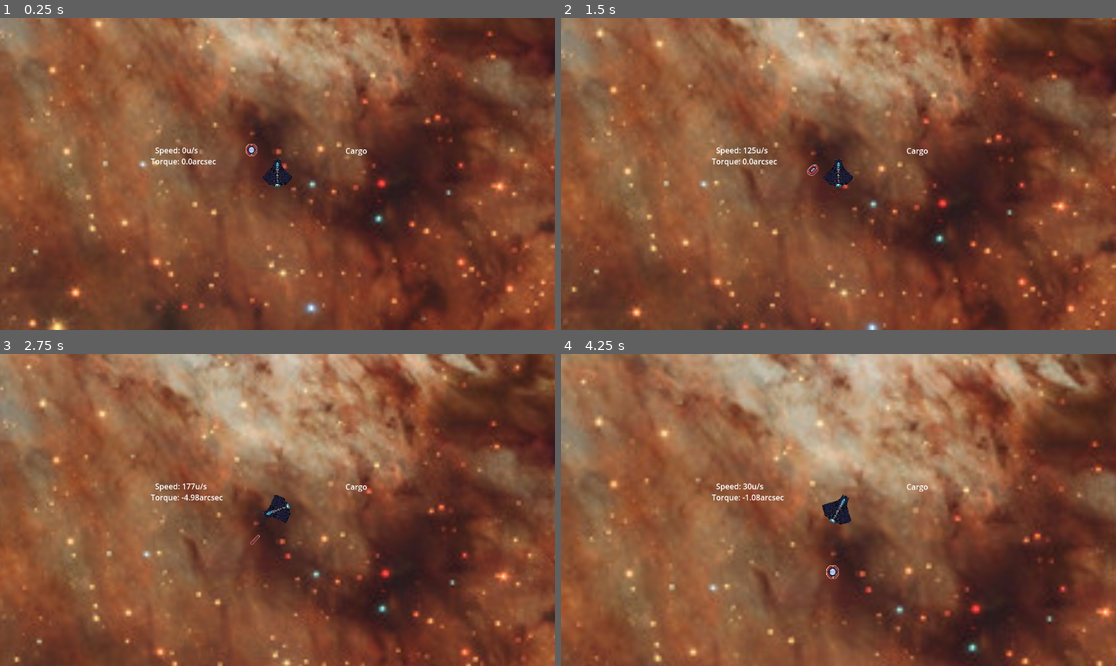
Above: before the commit, frames 1-4 (two rows, left to right).
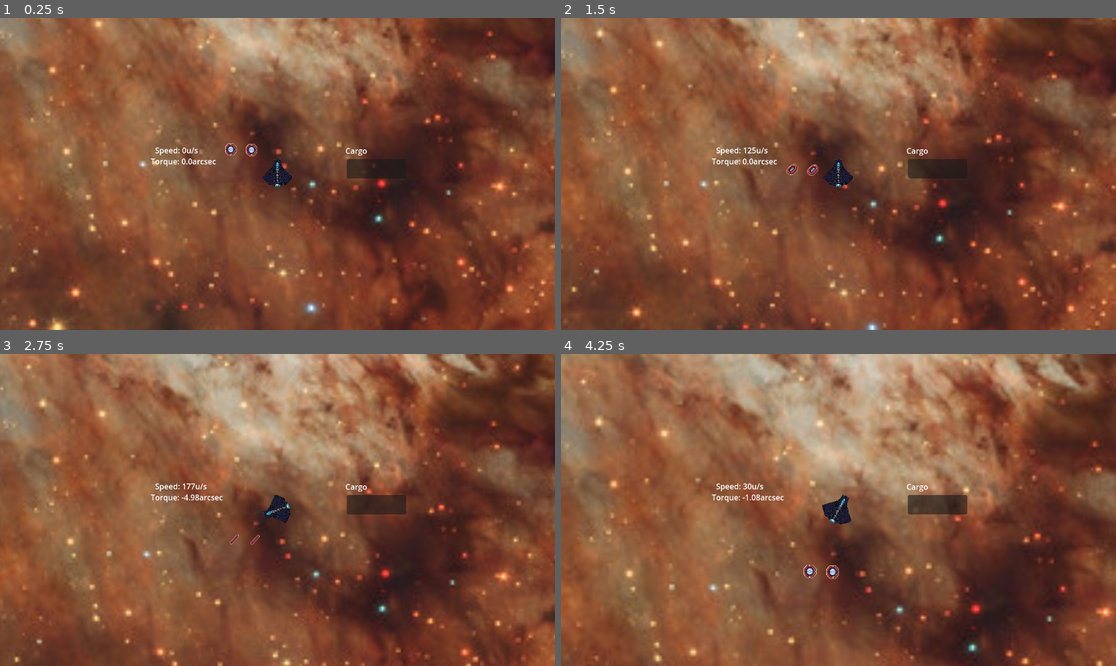
Above: after the commit, the same moments.

Repository: Tegiminis/Space-Piracy
Game: Godot game, scene res://debug_main.tscn
Same seed, same stepped clock (60 frames per second), same inputs: the game is played once before the commit and once after it.
Inputs (mouse positions are in pixels of both pictures, inside the frame that each line leads up to):
- Up to frame 1 (0.25 s): no input
- Up to frame 2 (1.5 s): move the mouse to (960, 158) at 0.52 s; hold W (thrust) 0.53-1.28 s; tap J (jettison) at 0.6, 1.35 s; move the mouse to (727, 189) at 1.27 s; hold Space (brake) from 1.28 s (still down)
- Up to frame 3 (2.75 s): move the mouse to (333, 441) at 2.02 s; release Space (brake) at 2.03 s; hold W (thrust) from 2.03 s (still down); hold A (rotate_ccw) from 2.03 s (still down); tap J (jettison) at 2.3 s
- Up to frame 4 (4.25 s): move the mouse to (810, 572) at 2.77 s; release A (rotate_ccw) at 2.78 s; tap D (rotate_cw) at 2.85 s; tap J (jettison) at 3.05, 3.8 s; move the mouse to (1005, 556) at 3.52 s; release W (thrust) at 3.53 s; hold Space (brake) from 3.53 s (still down); tap Mouse wheel up (zoom_in) at 3.6 s

The runs differ from the first frame. In frame 1, 0.4% of the frame differs, in the area x 40-71%, y 40-52%; in frame 2, 0.6%; in frame 3, 0.7%; in frame 4, 0.8%, in the area x 43-74%, y 45-72%.

Commit message:
playing around with hud stuff re: jettisoning

Diff:
--- a/actors/player/player.gd
+++ b/actors/player/player.gd
@@ -8,7 +8,7 @@
 @onready var cargo = $CargoInventory
 
 func _ready() -> void:
-	pass
+	hud.cargo_list.item_activated.connect(_cargo_jettison_button_pressed)
 
 func _input(event: InputEvent) -> void:
 	pass
@@ -45,7 +45,7 @@
 		camera.zoom *= 0.9
 
 	if Input.is_action_just_pressed("jettison"):
-		cargo.jettison_item("Debug")
+		cargo.jettison("Debug")
 
 func _update_cargo_hud():
 	var inv_debug_str : String = ""
@@ -55,7 +55,14 @@
 	hud.cargo.text = inv_debug_str
 
 func _on_cargo_inventory_added(item: Variant, stacks: Variant) -> void:
-	_update_cargo_hud()
+	# _update_cargo_hud()
+	hud.cargo_list.add_item(item.name)
 
 func _on_cargo_inventory_jettisoned(container: Variant) -> void:
-	_update_cargo_hud()
+	# _update_cargo_hud()
+	pass
+
+func _cargo_jettison_button_pressed(indx:int):
+	var _item = hud.cargo_list.get_item_text(indx)
+	cargo.jettison(_item)
+	hud.cargo_list.remove_item(indx)
--- a/components/cargo/cargo_inventory.gd
+++ b/components/cargo/cargo_inventory.gd
@@ -41,17 +41,18 @@
 	return stacks_left
 
 ## Jettisons the cargo with the specified key in the cargo inventory
-func jettison_item(key:String):
+func jettison(key:String):
 	if key not in inventory:
 		return
 	var item_dict : Dictionary = inventory[key]
 	var container : PackedScene = item_dict["item"].container
 	var _obj = container.instantiate()
 	var magnitude = randi_range(100,400)
-	add_child(_obj)
 	_obj.set_contents(item_dict)
 	_obj.pickup_delay = 5.0
 	_obj.linear_velocity = owner.linear_velocity
+	_obj.global_position = owner.global_position
 	_obj.apply_impulse(Vector2(randf(),randf()) * magnitude )
+	get_tree().root.get_child(0).add_child(_obj)
 	inventory.erase(key)
 	jettisoned.emit(_obj)
--- a/components/hud/hud.gd
+++ b/components/hud/hud.gd
@@ -4,3 +4,4 @@
 @onready var speed = $Speed
 @onready var angular = $Rotation
 @onready var cargo = $Cargo
+@export var cargo_list : ItemList
--- a/components/hud/hud.tscn
+++ b/components/hud/hud.tscn
@@ -1,6 +1,16 @@
-[gd_scene format=3 uid="uid://dtdul0e476fqk"]
+[gd_scene load_steps=4 format=3 uid="uid://dtdul0e476fqk"]
 
-[node name="HUD" type="CanvasLayer"]
+[ext_resource type="Script" uid="uid://cxpw6y2cssp6p" path="res://components/hud/hud.gd" id="1_p67qi"]
+
+[sub_resource type="SystemFont" id="SystemFont_p67qi"]
+
+[sub_resource type="Theme" id="Theme_kjhcr"]
+default_font = SubResource("SystemFont_p67qi")
+default_font_size = 12
+
+[node name="HUD" type="CanvasLayer" node_paths=PackedStringArray("cargo_list")]
+script = ExtResource("1_p67qi")
+cargo_list = NodePath("CargoList")
 
 [node name="Speed" type="Label" parent="."]
 offset_left = 322.0
@@ -22,3 +32,11 @@
 offset_right = 763.0
 offset_bottom = 287.0
 text = "Cargo"
+
+[node name="CargoList" type="ItemList" parent="."]
+offset_left = 720.0
+offset_top = 293.0
+offset_right = 843.0
+offset_bottom = 333.0
+theme = SubResource("Theme_kjhcr")
+max_columns = 5
--- a/debug_main.tscn
+++ b/debug_main.tscn
@@ -5,12 +5,22 @@
 [ext_resource type="PackedScene" uid="uid://bjfvop78828wx" path="res://objects/cargo_container/CargoContainer.tscn" id="3_nve11"]
 [ext_resource type="Script" uid="uid://h7tcafjig66e" path="res://resources/item.gd" id="4_a3sma"]
 [ext_resource type="PackedScene" uid="uid://dtdul0e476fqk" path="res://components/hud/hud.tscn" id="5_4b5sl"]
-[ext_resource type="Script" uid="uid://cxpw6y2cssp6p" path="res://components/hud/hud.gd" id="6_4deea"]
+
+[sub_resource type="Resource" id="Resource_bey5n"]
+resource_local_to_scene = true
+script = ExtResource("4_a3sma")
+name = "Iron"
+weight = 1
+size = 1
+base_value = 1.0
+can_stack = true
+unique = false
+container = ExtResource("3_nve11")
+metadata/_custom_type_script = "uid://h7tcafjig66e"
 
 [sub_resource type="Resource" id="Resource_4b5sl"]
-resource_local_to_scene = true
 script = ExtResource("4_a3sma")
-name = "Debug"
+name = "Nickel"
 weight = 1
 size = 1
 base_value = 1.0
@@ -32,8 +42,11 @@
 
 [node name="Cargo" parent="." instance=ExtResource("3_nve11")]
 position = Vector2(361, 193)
+item = SubResource("Resource_bey5n")
+stacks = 3
+
+[node name="Cargo2" parent="." instance=ExtResource("3_nve11")]
+position = Vector2(275, 191)
 item = SubResource("Resource_4b5sl")
-stacks = 11
 
 [node name="HUD" parent="." instance=ExtResource("5_4b5sl")]
-script = ExtResource("6_4deea")
--- a/objects/cargo_container/CargoContainer.tscn
+++ b/objects/cargo_container/CargoContainer.tscn
@@ -49,6 +49,7 @@
 [node name="Container" type="RigidBody2D"]
 collision_layer = 0
 collision_mask = 0
+linear_damp = 1.0
 script = ExtResource("1_cyjns")
 
 [node name="CollisionShape2D" type="CollisionShape2D" parent="."]
